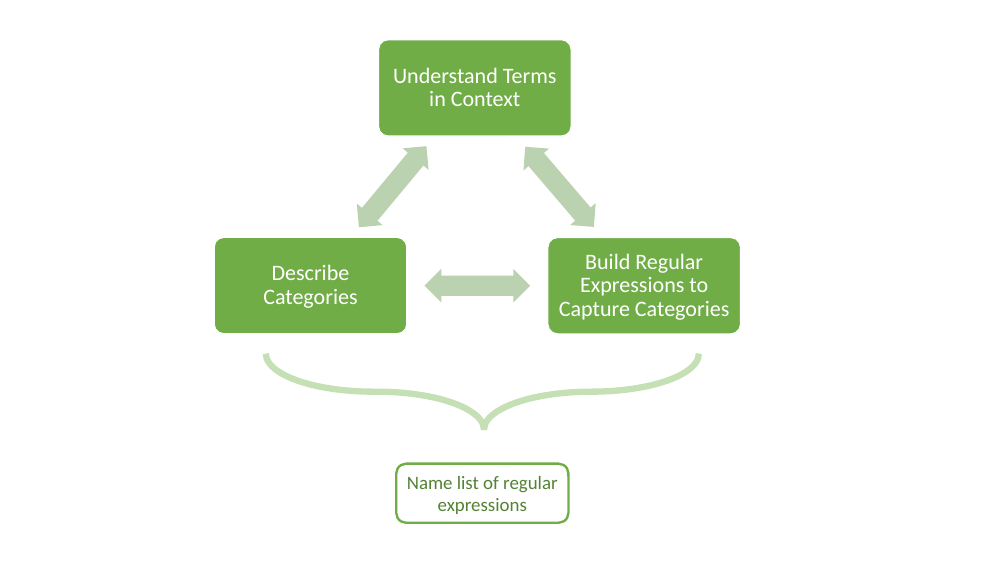
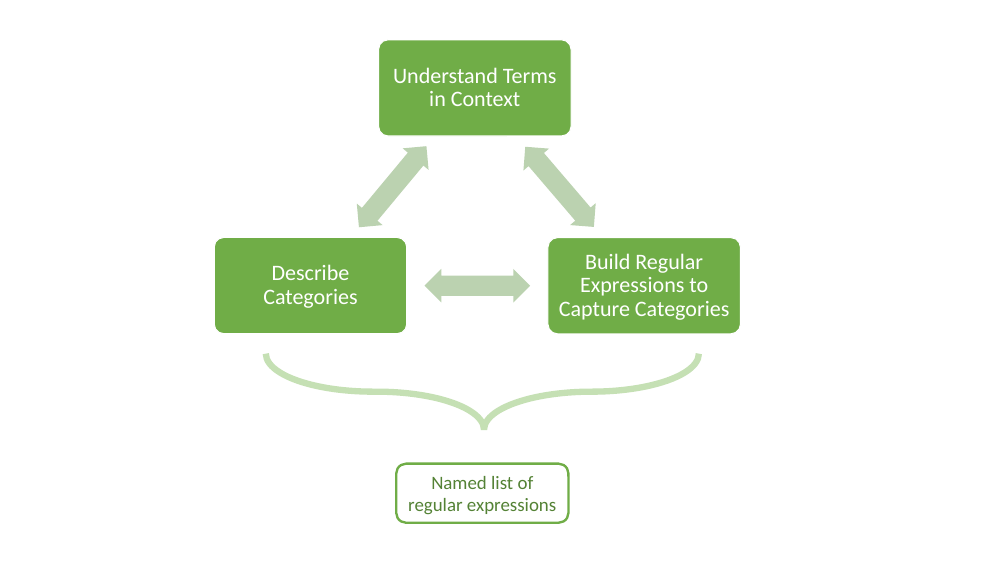
Before and after one commit to trinker/termco, a slide deck: slide 3 of inst/termco_logo/r_termco.pptx. Drawn at 1008x567 pixels with LibreOffice and Linux fonts; fonts in the diff are those of the drawing. Boxes give left, top, right and bottom in pixels: in the first picture for what was removed or moved away, otherwise in the second. Text is boxed around its words. In the diff, an @@ line names an element or a change of style, - is before the commit and + after.

```diff
--- a/inst/termco_logo/r_termco.pptx
+++ b/inst/termco_logo/r_termco.pptx
@@ text in rounded rectangle at box(408, 476, 556, 514): text changed @@
-Name list of regular expressions
+Named list of regular expressions
```
Also in this commit, not shown: 1 other slide changed, 2 other files.
